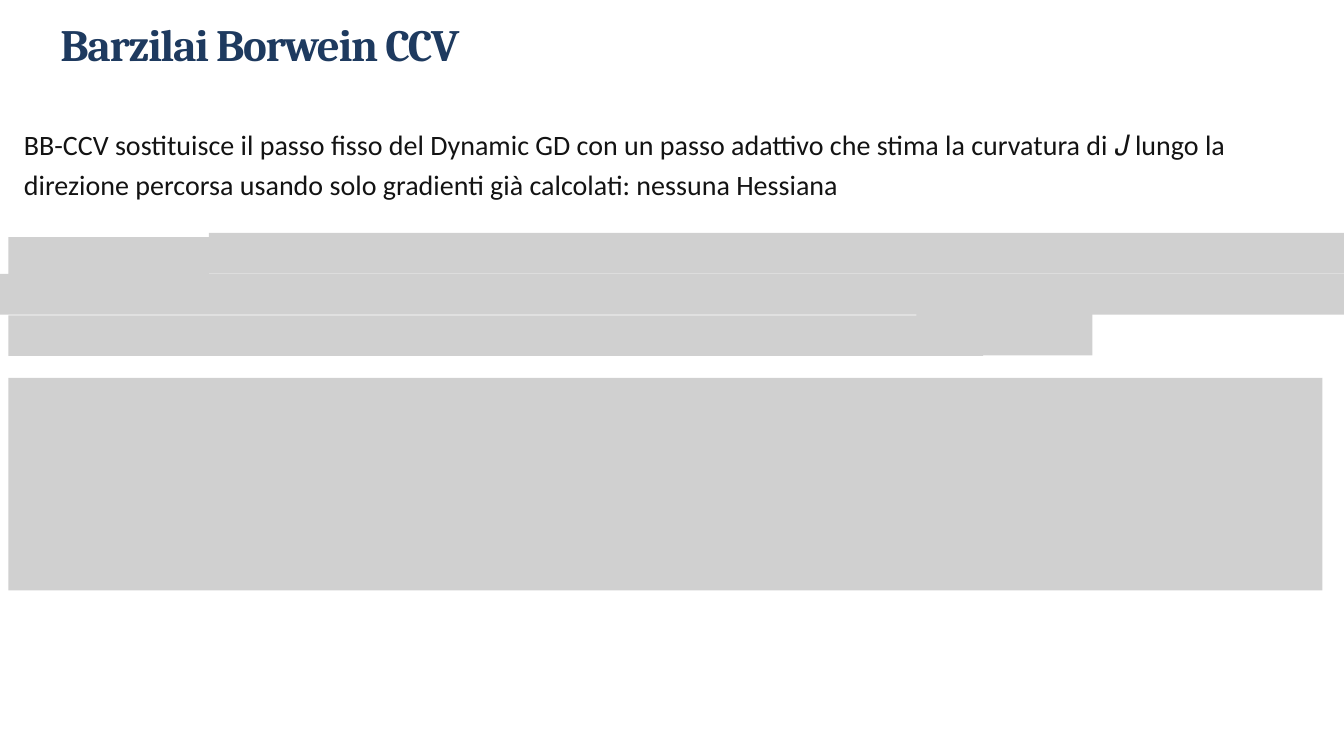
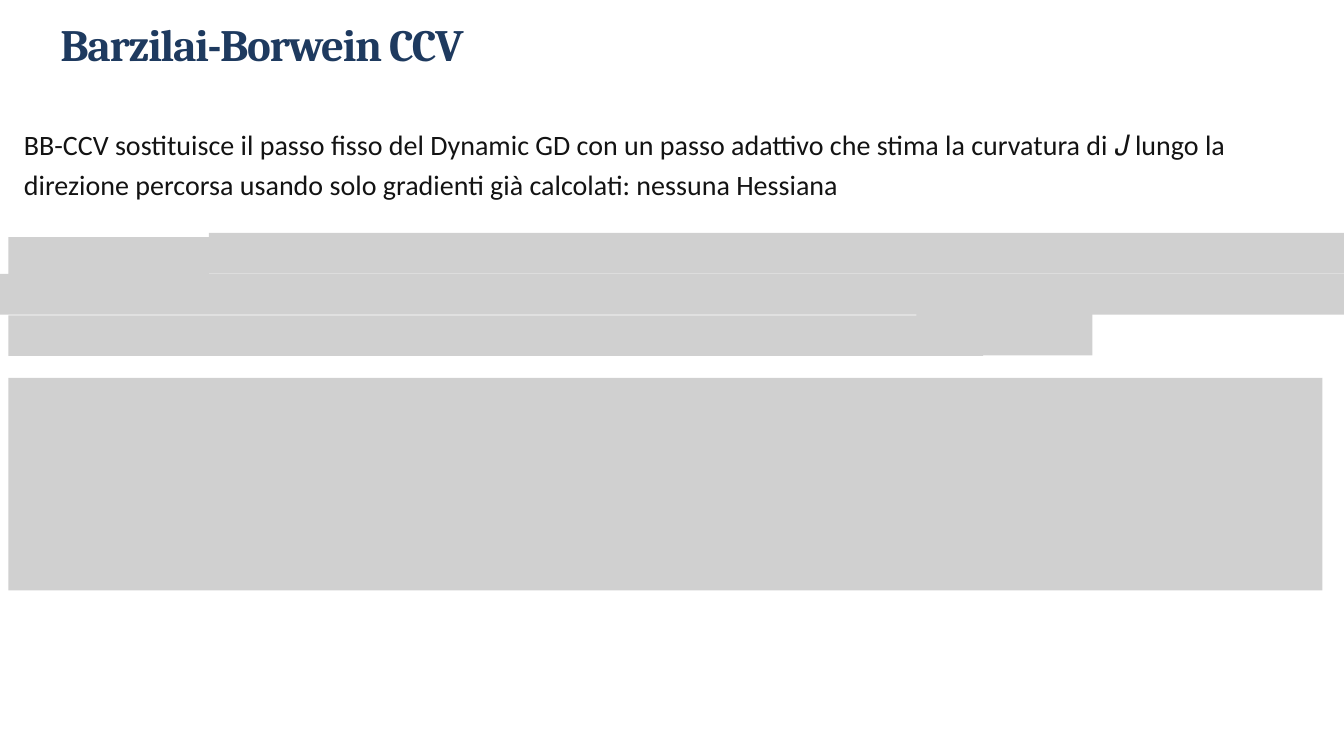
Before and after one commit to Alessandro1040/selezione-dinamica-batch, a slide deck: slide 13 of presentazione_riformattata.pptx. Drawn at 1344x756 pixels with LibreOffice and Linux fonts; fonts in the diff are those of the drawing; grey boxes stand for pictures. Boxes give left, top, right and bottom in pixels: in the first picture for what was removed or moved away, otherwise in the second. Text is boxed around its words. In the diff, an @@ line names an element or a change of style, - is before the commit and + after.

```diff
--- a/presentazione_riformattata.pptx
+++ b/presentazione_riformattata.pptx
@@ title at bbox=[60, 30, 463, 62]: text changed @@
-Barzilai Borwein CCV
+Barzilai-Borwein CCV
```
Also in this commit, not shown: 10 other slides changed, 1 other file.
